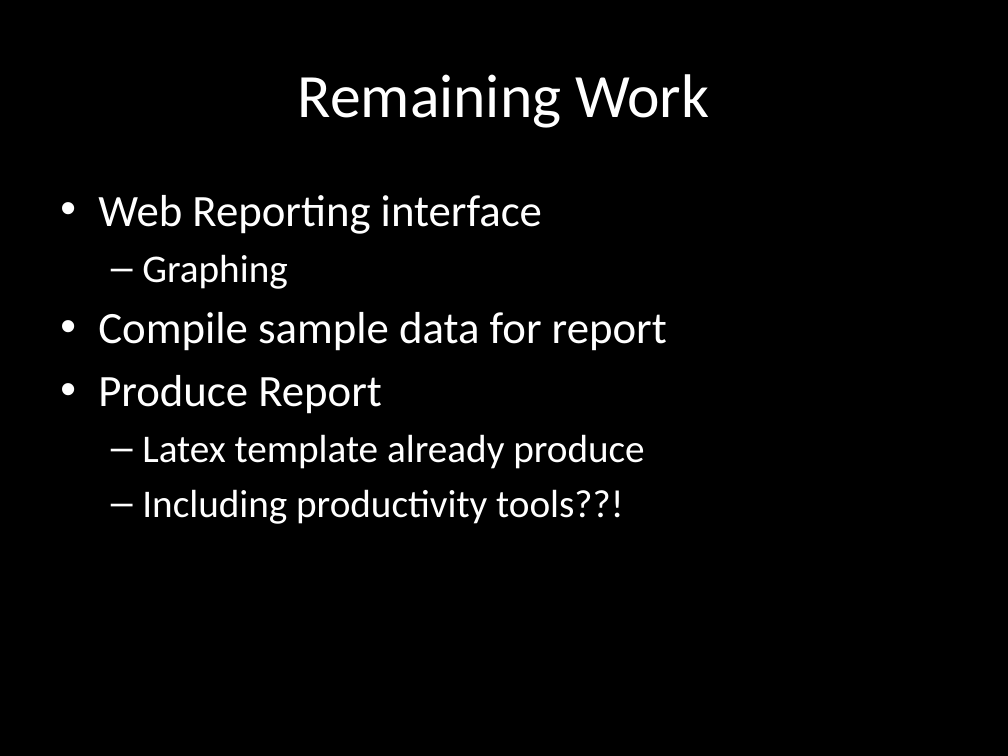
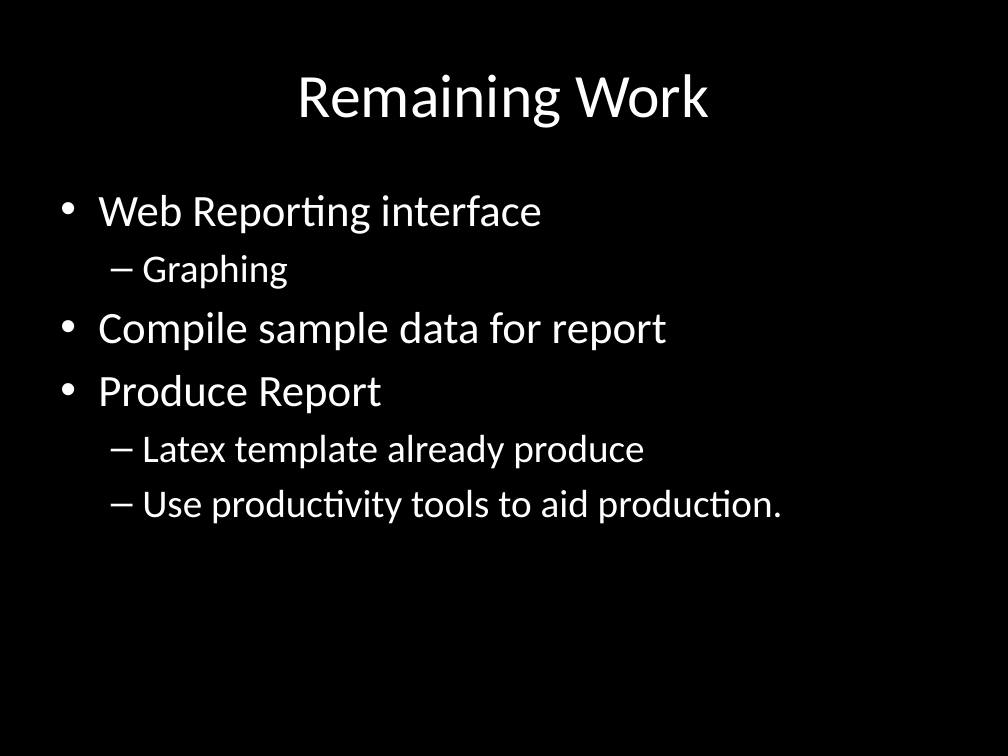
Before and after one commit to chrissorchard/malucrawl, a slide deck: slide 18 of doc/pres2/wk8-progress.pptx (slide 17 before the commit). Drawn at 1008x756 pixels with LibreOffice and Linux fonts; fonts in the diff are those of the drawing; background and template pictures are left out. Boxes give left, top, right and bottom in pixels: in the first picture for what was removed or moved away, otherwise in the second. Text is boxed around its words. In the diff, an @@ line names an element or a change of style, - is before the commit and + after.

```diff
--- a/doc/pres2/wk8-progress.pptx
+++ b/doc/pres2/wk8-progress.pptx
@@ text at (x1=142, y1=489, x2=783, y2=524): text changed @@
-  – Including productivity tools??!
+  – Use productivity tools to aid production.
```
Also in this commit, not shown: 11 other slides changed, 1 slide added.
